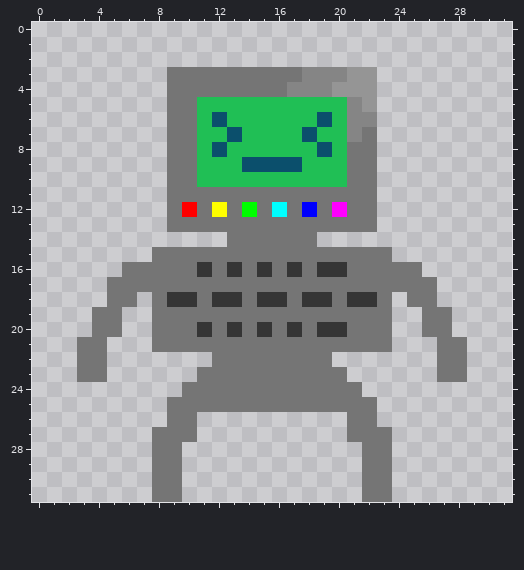
Pixel-art sprite -- sprites/Robot.png. That is the earlier state.
The file is 128x128 pixels, drawn in blocks of 4x4; one block is one cell here. Colours within 5 levels of each other are drawn and written as one.
Once edited:
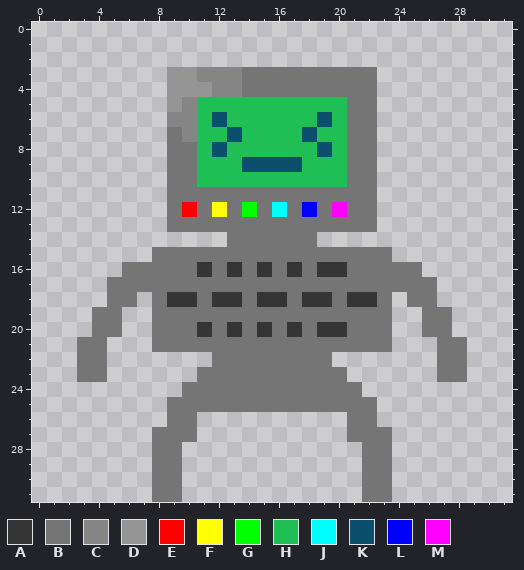
Palette (. is transparent): A #353535  B #757575  C #858585  D #959595  E #ff0000  F #ffff00  G #00ff00  H #20bf55  J #00ffff  K #0b4f6c  L #0000ff  M #ff00ff
Difference:
Colour B replaces colour C in row 3 at x 18 to 20; in row 4 at x 17 to 19; in row 5 at x 21; in row 6 at x 21 to 22; in row 7 at x 21.
Colour B replaces colour D in row 3 at x 21 to 22; in row 4 at x 20 to 22; in row 5 at x 22.
Colour C replaces colour B in row 3 at x 11 to 13; in row 4 at x 12 to 13; in row 5 at x 10; in row 6 at x 9 to 10; in row 7 at x 10.
Colour D replaces colour B in row 3 at x 9 to 10; in row 4 at x 9 to 11; in row 5 at x 9.
